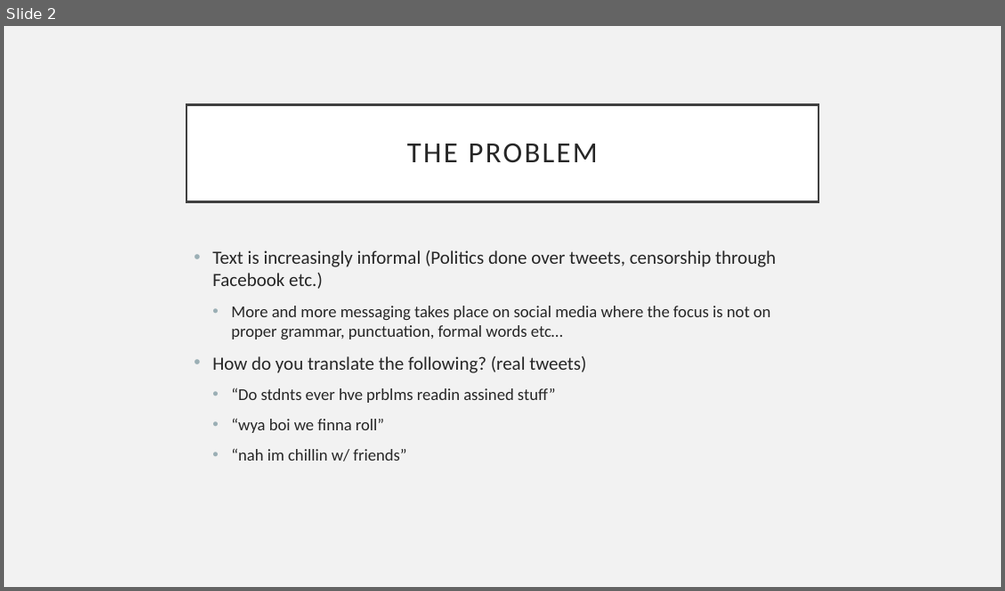
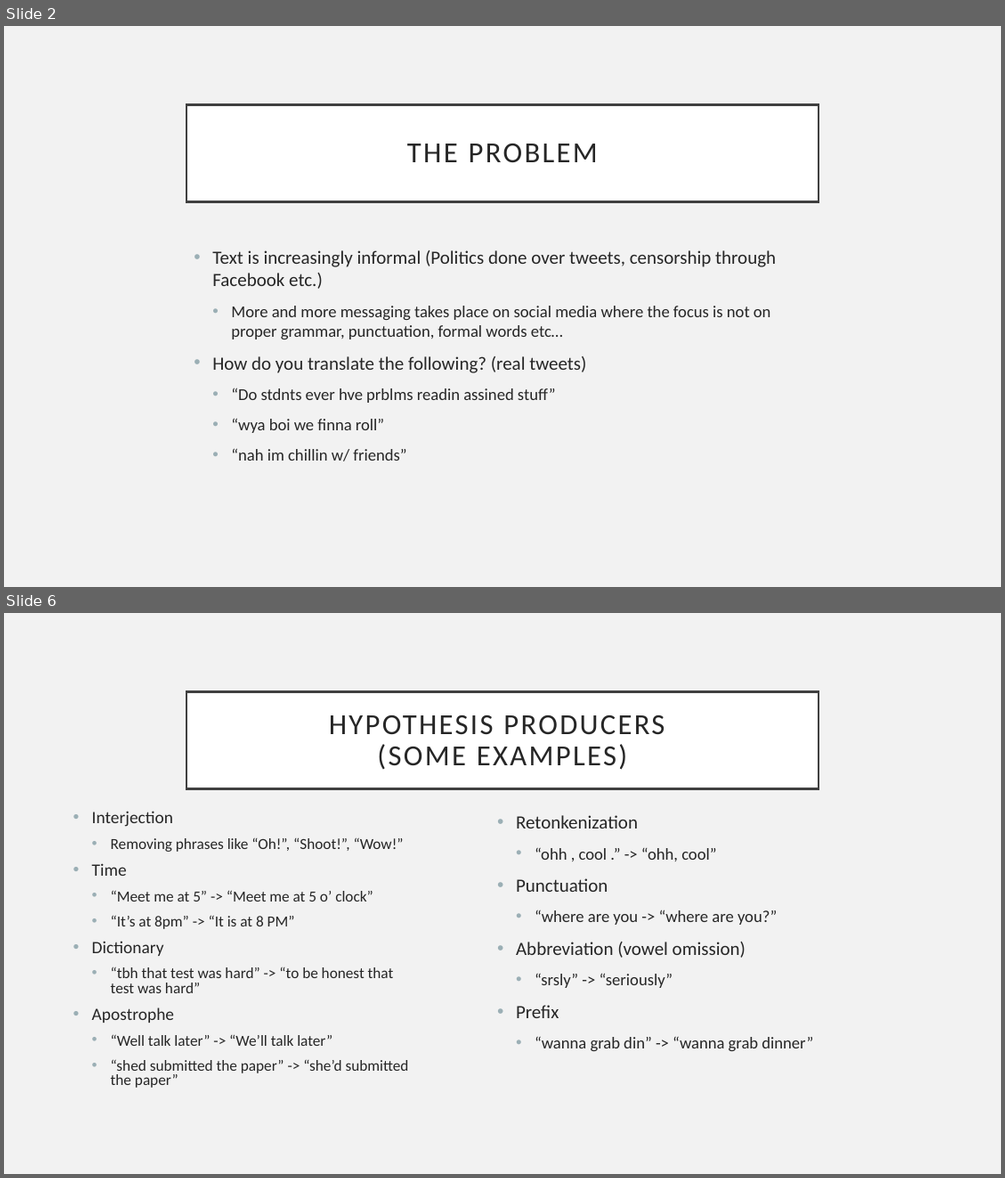
Before and after one commit to SanatDeshpande/Machine-Translation, a slide deck: FinalProject/Presentation1.pptx. Shown one above the other, each under a label of ours: slide 2 before the commit, slides 2 and 6 after it; the slides between them are not shown. The pictures are 1005x591 and 1005x1178 pixels, drawn with LibreOffice and Linux fonts; fonts in the diff are those of the drawing. Boxes give left, top, right and bottom in pixels: in the first picture for what was removed or moved away, otherwise in the second. Text is boxed around its words. In the diff, an @@ line names an element or a change of style, - is before the commit and + after.

```diff
--- a/FinalProject/Presentation1.pptx
+++ b/FinalProject/Presentation1.pptx
@@ slide 6 added at box(4, 613, 1001, 1174), background #F2F2F2 @@
@@ title added at box(186, 691, 818, 788), fill #FFFFFF, outline #404040 2.5 pt, 28 pt, text #262626 @@
+HYPOTHESIS PRODUCERS
+(SOME EXAMPLES)
@@ text added at box(92, 811, 409, 1087), 14.8 pt, text #262626 @@
+• Interjection
+  • Removing phrases like “Oh!”, “Shoot!”, “Wow!”
+• Time
+  • “Meet me at 5” -> “Meet me at 5 o’ clock”
+  • “It’s at 8pm” -> “It is at 8 PM”
+• Dictionary
+  • “tbh that test was hard” -> “to be honest that test was hard”
+• Apostrophe
+  • “Well talk later” -> “We’ll talk later”
+  • “shed submitted the paper” -> “she’d submitted the paper”
@@ text added at box(516, 815, 813, 1051), 16 pt, text #262626 @@
+• Retonkenization
+  • “ohh , cool .” -> “ohh, cool”
+• Punctuation
+  • “where are you -> “where are you?”
+• Abbreviation (vowel omission)
+  • “srsly” -> “seriously”
+• Prefix
+  • “wanna grab din” -> “wanna grab dinner”
```
Also in this commit, not shown: 1 slide changed, 3 other slides added, 1 slide removed, 1 other file.
